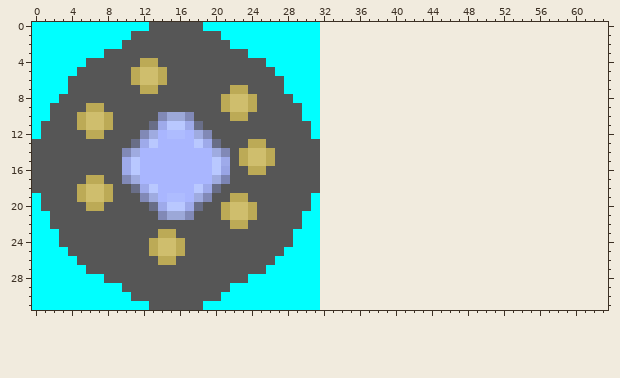
Edited in one commit: pixel-art sprite (SpaceShooter/res/spritesheet.png). That is the earlier state.
The file is 32x32 pixels. Colours within 5 levels of each other are drawn and written as one. The old version is drawn lined up with the new one, on the new canvas.
The same view after the edit:
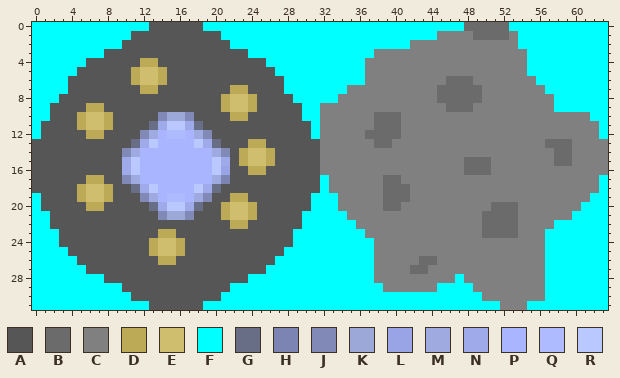
Palette (. is transparent): A #565656  B #6b6b6b  C #808080  D #bcaa56  E #cfbe6d  F #00ffff  G #696e87  H #7b84b3  J #8189b6  K #9ca8d8  L #98a4e5  M #9fabe0  N #9eaaea  P #a9b6ff  Q #aebcff  R #b9c8ff
Changes in this commit:
canvas 32x32 -> 64x32
y 0: x 32..63 ................................ -> FFFFFFFFFFFFFFFFBBBBBFFFFFFFFFFF
y 1: x 32..63 ................................ -> FFFFFFFFFFFFFCCCCBBBBCFFFFFFFFFF
y 2: x 32..63 ................................ -> FFFFFFFFFFCCCCCCCCCCCCFFFFFFFFFF
y 3: x 32..63 ................................ -> FFFFFFCCCCCCCCCCCCCCCCCFFFFFFFFF
y 4..5: x 32..63 ................................ -> FFFFFCCCCCCCCCCCCCCCCCCFFFFFFFFF
y 6: x 32..63 ................................ -> FFFFFCCCCCCCCCBBBCCCCCCCFFFFFFFF
y 7: x 32..63 ................................ -> FFFCCCCCCCCCCBBBBBCCCCCCCFFFFFFF
y 8: x 32..63 ................................ -> FFCCCCCCCCCCCBBBBBCCCCCCCCFFFFFF
y 9: x 32..63 ................................ -> CCCCCCCCCCCCCCBBBCCCCCCCCCFFFFFF
y 10: x 32..63 ................................ -> CCCCCCBBBCCCCCCCCCCCCCCCCCCCCCFF
y 11: x 32..63 ................................ -> CCCCCCBBBCCCCCCCCCCCCCCCCCCCCCCF
y 12: x 32..63 ................................ -> CCCCCBBBBCCCCCCCCCCCCCCCCCCCCCCF
y 13: x 32..63 ................................ -> CCCCCCBBCCCCCCCCCCCCCCCCCBBBCCCC
y 14: x 32..63 ................................ -> CCCCCCCCCCCCCCCCCCCCCCCCCCBBCCCC
y 15: x 32..63 ................................ -> CCCCCCCCCCCCCCCCBBBCCCCCCCBBCCCC
y 16: x 32..63 ................................ -> CCCCCCCCCCCCCCCCBBBCCCCCCCCCCCCC
y 17: x 32..63 ................................ -> FCCCCCCBBCCCCCCCCCCCCCCCCCCCCCCF
y 18: x 32..63 ................................ -> FCCCCCCBBBCCCCCCCCCCCCCCCCCCCCCF
y 19: x 32..63 ................................ -> FFCCCCCBBBCCCCCCCCCCCCCCCCCCCCFF
y 20: x 32..63 ................................ -> FFCCCCCBBCCCCCCCCCCBBBCCCCCCCFFF
y 21: x 32..63 ................................ -> FFFCCCCCCCCCCCCCCCBBBBCCCCCCFFFF
y 22: x 32..63 ................................ -> FFFFCCCCCCCCCCCCCCBBBBCCCCFFFFFF
y 23: x 32..63 ................................ -> FFFFFCCCCCCCCCCCCCBBBBCCCFFFFFFF
y 24..25: x 32..63 ................................ -> FFFFFFCCCCCCCCCCCCCCCCCCCFFFFFFF
y 26: x 32..63 ................................ -> FFFFFFCCCCCBBCCCCCCCCCCCCFFFFFFF
y 27: x 32..63 ................................ -> FFFFFFCCCCBBCCCCCCCCCCCCCFFFFFFF
y 28: x 32..63 ................................ -> FFFFFFCCCCCCCCCFCCCCCCCCCFFFFFFF
y 29: x 32..63 ................................ -> FFFFFFFCCCCCCFFFFCCCCCCCCFFFFFFF
y 30: x 32..63 ................................ -> FFFFFFFFFFFFFFFFFFCCCCCCCFFFFFFF
y 31: x 32..63 ................................ -> FFFFFFFFFFFFFFFFFFFFCCCFFFFFFFFF
Changed places in both pictures, as pixel boxes (x1, y1, x2, y2):
added: (320, 22, 608, 310)
